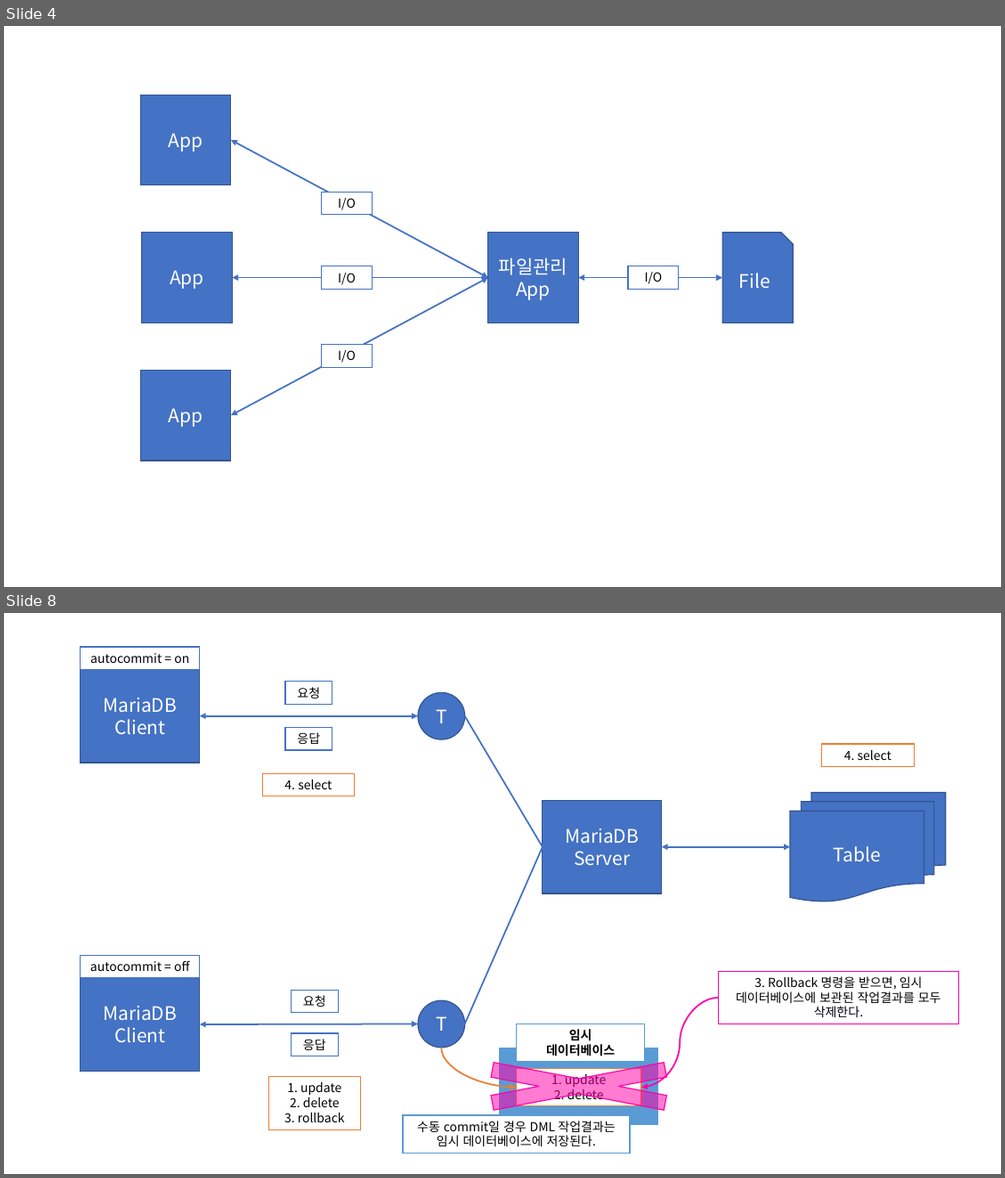
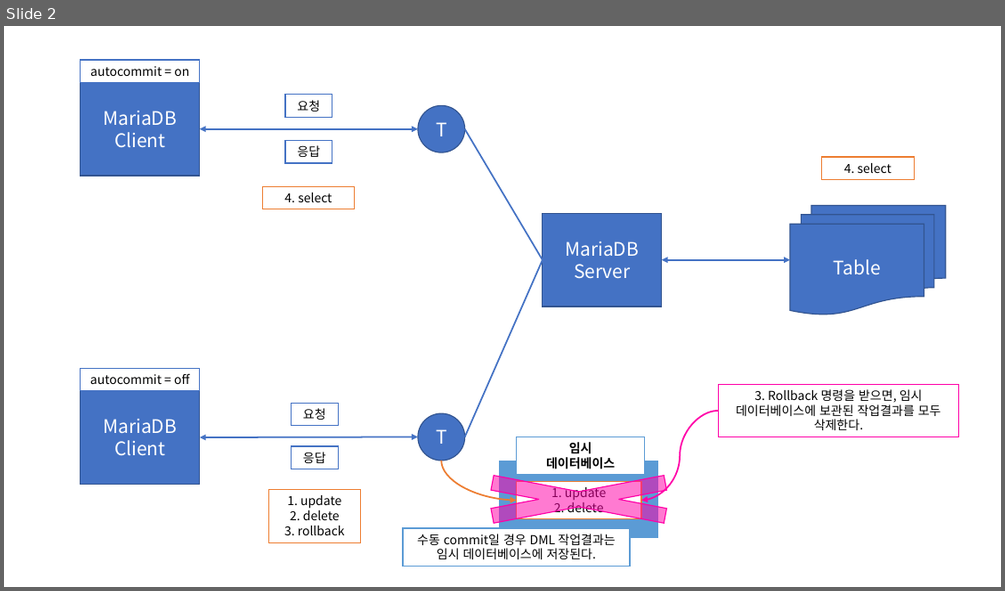
Before and after one commit to Dingadung/2022-study-workspace, a slide deck: study-note/데이터베이스/2022-09-07 내용정리.pptx. Shown one above the other, each under a label of ours: slides 4 and 8 before the commit, slide 2 after it; the slides between them are not shown. The pictures are 1005x1178 and 1005x591 pixels, drawn with LibreOffice and Linux fonts; fonts in the diff are those of the drawing. Boxes give left, top, right and bottom in pixels: in the first picture for what was removed or moved away, otherwise in the second. Text is boxed around its words. In the diff, an @@ line names an element or a change of style, - is before the commit and + after.

```diff
--- a/study-note/데이터베이스/2022-09-07 내용정리.pptx
+++ b/study-note/데이터베이스/2022-09-07 내용정리.pptx
@@ slide 4 removed at (x1=4, y1=26, x2=1001, y2=587), background #FFFFFF @@
@@ rectangle removed at (x1=141, y1=95, x2=231, y2=185) @@
-App
@@ double arrow removed from (231, 140) to (488, 277) @@
@@ rectangle removed at (x1=321, y1=192, x2=372, y2=215) @@
-I/O
@@ rectangle removed at (x1=142, y1=232, x2=232, y2=323) @@
-App
@@ rectangle removed at (x1=488, y1=232, x2=578, y2=323) @@
-파일관리
-App
@@ snip rect removed at (x1=722, y1=232, x2=793, y2=323) @@
-File
@@ double arrow removed from (231, 416) to (488, 277) @@
@@ double arrow removed from (232, 277) to (488, 277) @@
@@ rectangle removed at (x1=321, y1=266, x2=372, y2=289) @@
-I/O
@@ double arrow removed from (578, 277) to (722, 277) @@
@@ rectangle removed at (x1=628, y1=266, x2=679, y2=289) @@
-I/O
@@ rectangle removed at (x1=321, y1=345, x2=372, y2=367) @@
-I/O
@@ rectangle removed at (x1=141, y1=370, x2=231, y2=460) @@
-App
@@ what was slide 8 is now slide 2 @@
```
Also in this commit, not shown: 1 slide changed, 5 other slides removed, 8 other files.
